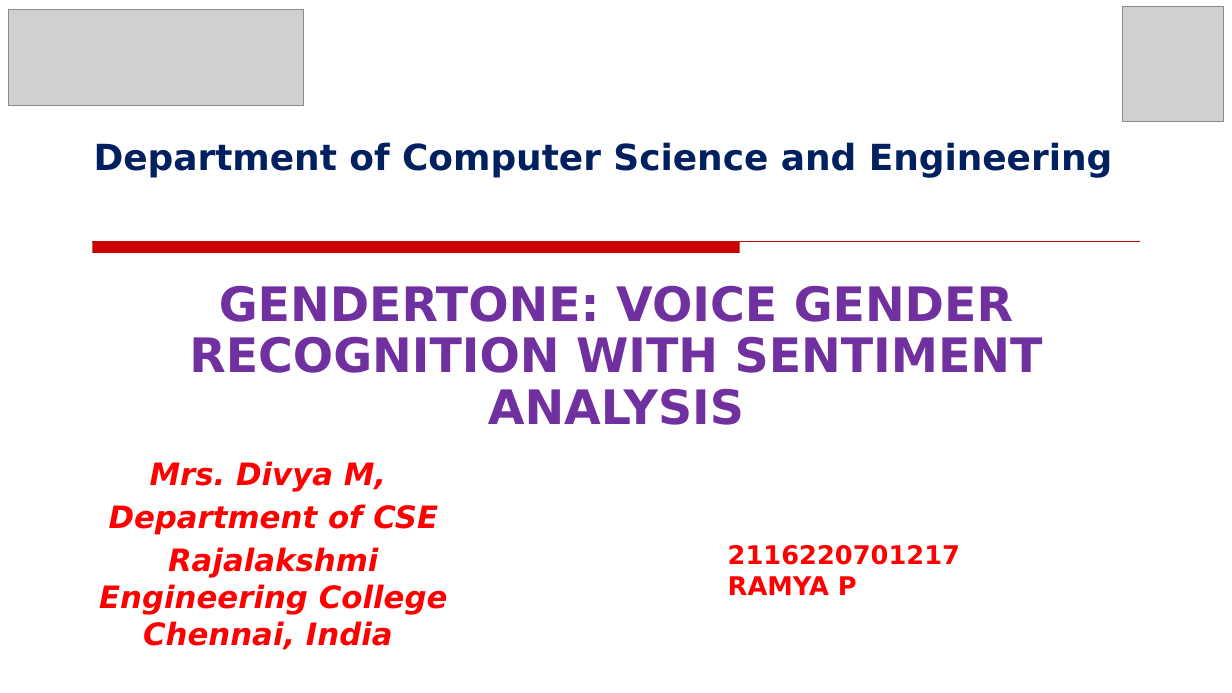
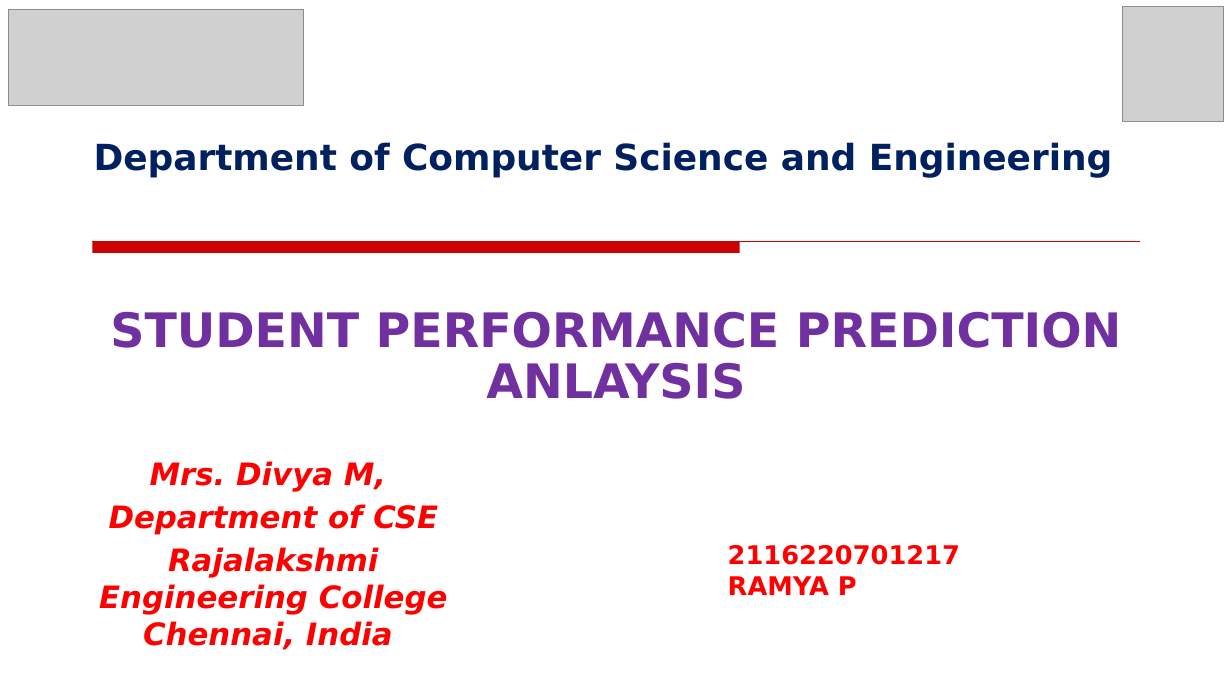
Before and after one commit to ramyapancharaj/220701217-CS19643-FOML, a slide deck: slide 1 of FOML_217_PPT.pptx. Drawn at 1232x693 pixels with LibreOffice and Linux fonts; fonts in the diff are those of the drawing; grey boxes stand for pictures; background and template pictures are left out. Boxes give left, top, right and bottom in pixels: in the first picture for what was removed or moved away, otherwise in the second. Text is boxed around its words. In the diff, an @@ line names an element or a change of style, - is before the commit and + after.

```diff
--- a/FOML_217_PPT.pptx
+++ b/FOML_217_PPT.pptx
@@ text at (110, 311, 1122, 399): text changed @@
-GENDERTONE: VOICE GENDER RECOGNITION WITH SENTIMENT ANALYSIS
+STUDENT PERFORMANCE PREDICTION ANLAYSIS
```
